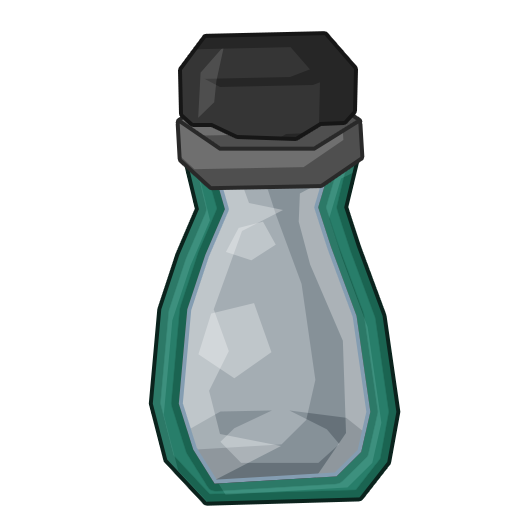
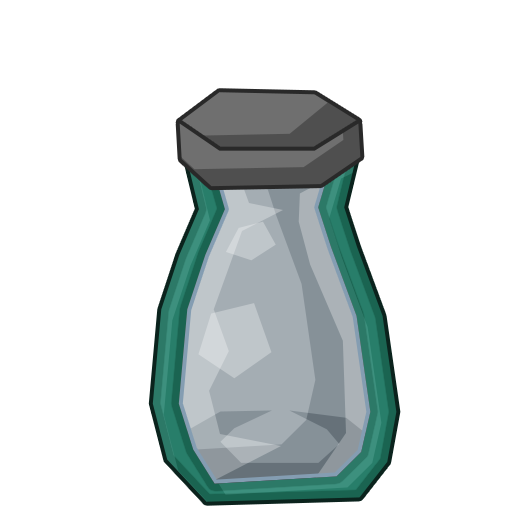
The second w=512, h=512 image is a revision of the first. Changes to its layers:
hid "Forme 403" over [182, 35, 354, 137]
